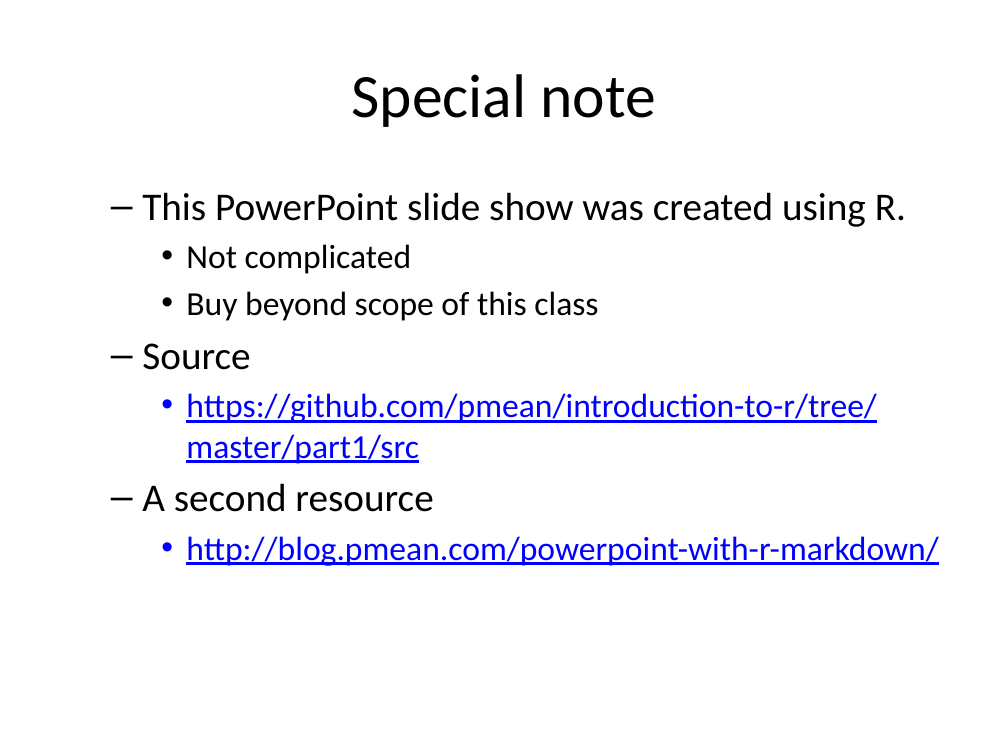
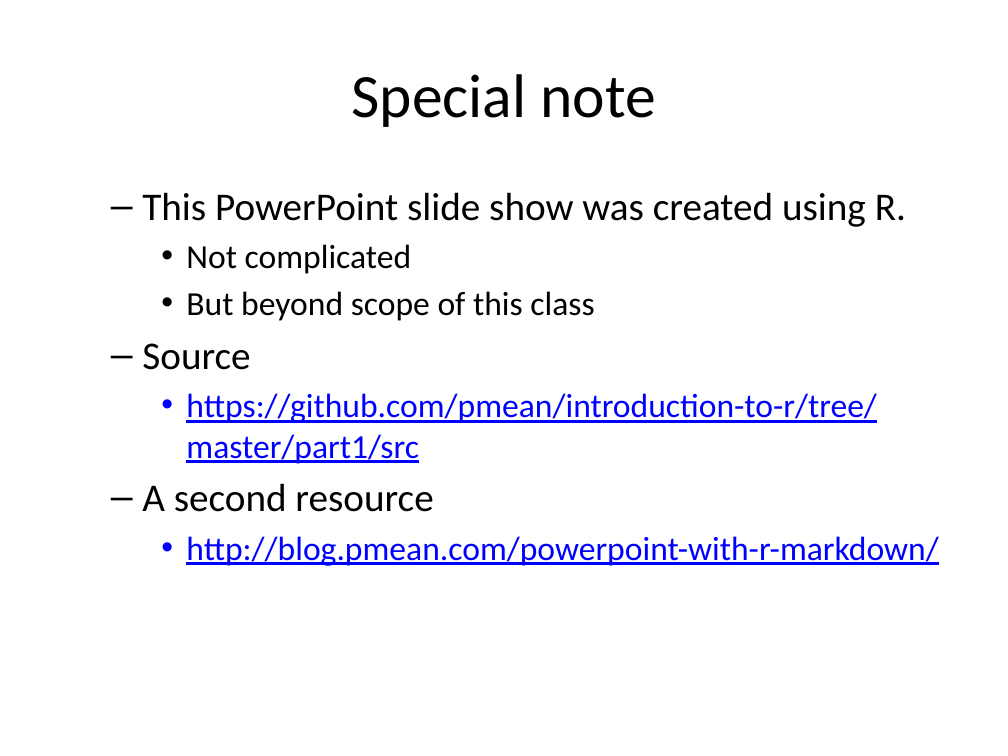
Before and after one commit to pmean/introduction-to-r, a slide deck: slide 2 of part1/src/slides.pptx. Drawn at 1008x756 pixels with LibreOffice and Linux fonts; fonts in the diff are those of the drawing. Boxes give left, top, right and bottom in pixels: in the first picture for what was removed or moved away, otherwise in the second. Text is boxed around its words. In the diff, an @@ line names an element or a change of style, - is before the commit and + after.

```diff
--- a/part1/src/slides.pptx
+++ b/part1/src/slides.pptx
@@ text at box(186, 291, 594, 321): text changed @@
-    • Buy beyond scope of this class
+    • But beyond scope of this class
```
Also in this commit, not shown: 2 other slides changed, 1 slide added, 1 other file.
